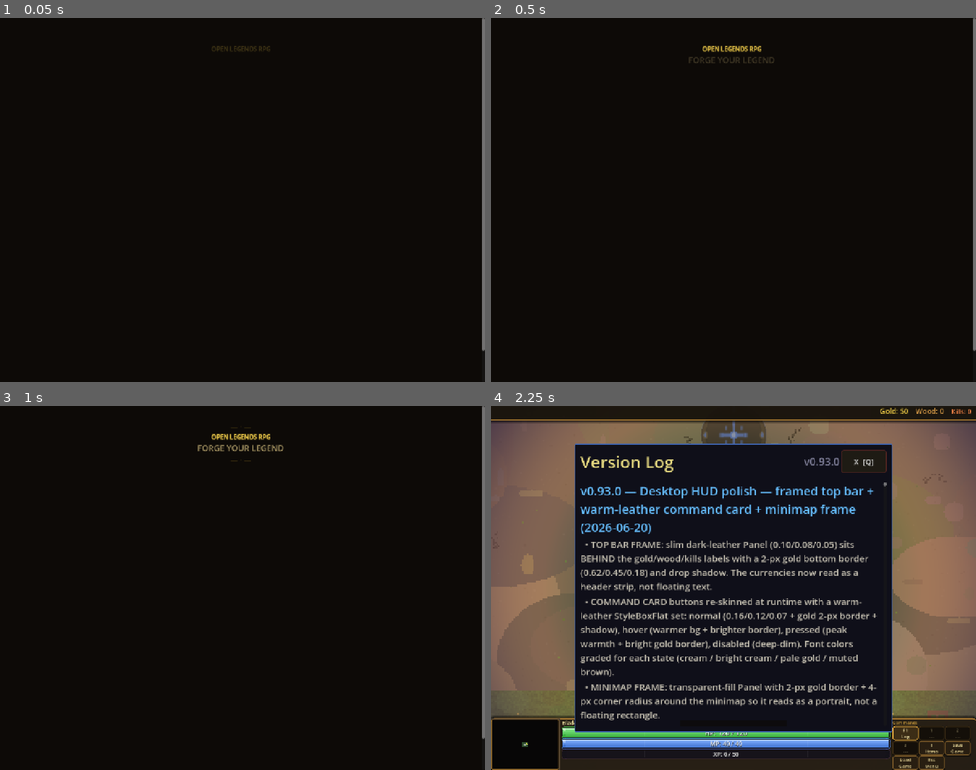
Above: before the commit, frames 1-4 (two rows, left to right).
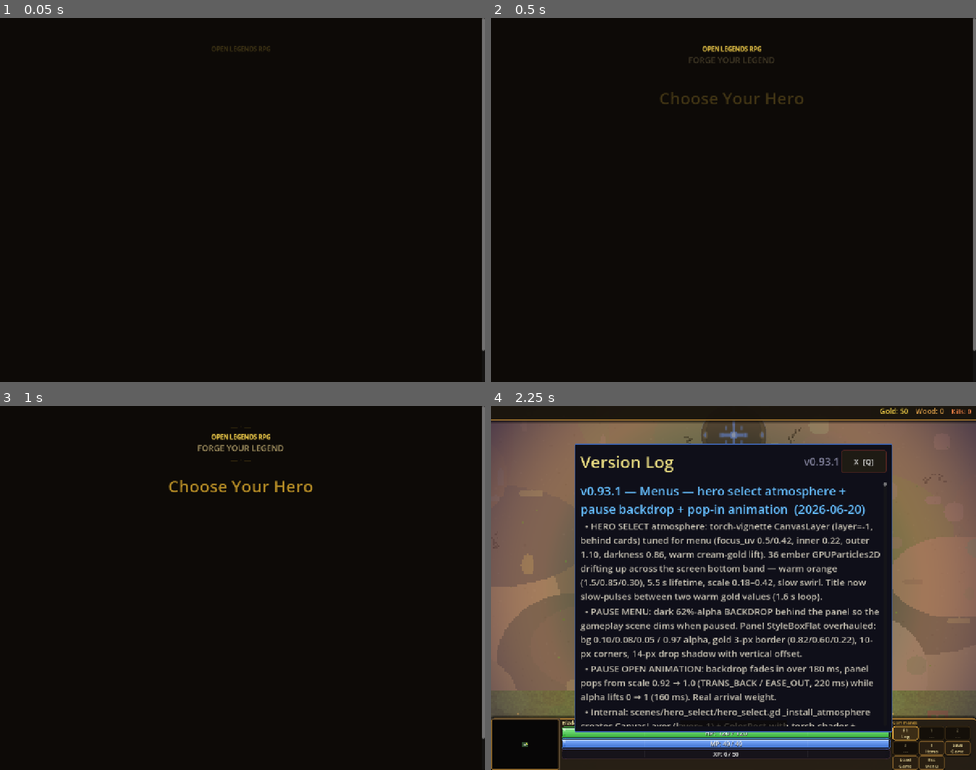
Above: after the commit, the same moments.

Repository: slxny/legends-open-rpg
Game: Godot game, scene res://scenes/main.tscn
Two runs of this game, one before a commit and one after it. Both use one fixed random seed, a clock stepped at 60 frames per second and the inputs below.
Inputs (mouse positions are in pixels of both pictures, inside the frame that each line leads up to):
- Up to frame 1 (0.05 s): no input
- Up to frame 2 (0.5 s): no input
- Up to frame 3 (1 s): tap Enter at 0.5 s; move the mouse to (349, 569) at 0.52 s; hold D (move_right) from 0.53 s (still down); hold Q (ability_1) from 0.53 s (still down); click (349, 569) at 0.67 s; tap Space (attack) at 0.8 s
- Up to frame 4 (2.25 s): release D (move_right) at 1.25 s; release Q (ability_1) at 1.25 s; tap Space (attack) at 1.25 s; drag from (636, 606) to (709, 660) at 1.27 s; click "F1 Log" at 2 s

Frame 1 is identical in both runs. In frame 2, 0.3% of the frame differs, in the area x 35-65%, y 20-24%; in frame 3, 0.4%; in frame 4, 15%, in the area x 18-81%, y 14-88%.

Commit message:
v0.93.1: Menus - hero select atmosphere + pause backdrop + pop-in
HERO SELECT: torch-vignette CanvasLayer (layer=-1) + 36 ember
GPUParticles2D drifting up + slow pulse on gold title.

PAUSE: 62%-alpha backdrop behind panel; panel pops from scale 0.92
to 1.0 (TRANS_BACK EASE_OUT) with alpha lift. Panel StyleBoxFlat
overhauled with stronger gold border + drop shadow.

Co-Authored-By: Claude Opus 4.7 (1M context) <noreply@anthropic.com>

Diff:
--- a/scenes/hero_select/hero_select.gd
+++ b/scenes/hero_select/hero_select.gd
@@ -31,6 +31,86 @@
 	get_viewport().size_changed.connect(_on_viewport_resized)
 	# Cinematic fade-in from boot splash dark background
 	_start_title_fade_in()
+	# v0.93.1 — atmospheric layer behind the cards: ember particles +
+	# soft radial vignette + slow pulse on the gold title.
+	_install_atmosphere()
+
+
+const _TORCH_VIGNETTE_SHADER := preload("res://scenes/world/torch_vignette.gdshader")
+
+func _install_atmosphere() -> void:
+	# Drop a CanvasLayer at the very back containing a vignette ColorRect
+	# + a swarm of slow-rising ember sprites. Behind the existing
+	# Background ColorRect so we keep its solid dark base.
+	if has_node("Atmosphere"):
+		return
+	var layer := CanvasLayer.new()
+	layer.name = "Atmosphere"
+	layer.layer = -1  # behind everything
+	add_child(layer)
+
+	# Vignette via torch shader pinned at centre — gives gold-warm focus.
+	var vignette := ColorRect.new()
+	vignette.set_anchors_preset(Control.PRESET_FULL_RECT)
+	vignette.mouse_filter = Control.MOUSE_FILTER_IGNORE
+	var mat := ShaderMaterial.new()
+	mat.shader = _TORCH_VIGNETTE_SHADER
+	mat.set_shader_parameter("focus_uv", Vector2(0.5, 0.42))
+	mat.set_shader_parameter("inner_radius", 0.22)
+	mat.set_shader_parameter("outer_radius", 1.1)
+	mat.set_shader_parameter("darkness", 0.86)
+	mat.set_shader_parameter("torch_color", Color(1.45, 1.05, 0.55))
+	mat.set_shader_parameter("torch_strength", 0.30)
+	mat.set_shader_parameter("night_color", Color(0.08, 0.05, 0.10))
+	vignette.material = mat
+	layer.add_child(vignette)
+
+	# Ember particles drifting up — warm orange.
+	var p := GPUParticles2D.new()
+	p.name = "EmberDrift"
+	p.amount = 36
+	p.lifetime = 5.5
+	p.preprocess = 3.0
+	p.explosiveness = 0.0
+	p.randomness = 1.0
+	p.fixed_fps = 30
+	p.position = Vector2(0, 800)  # spawn band along the bottom
+	var vp_size: Vector2 = get_viewport().get_visible_rect().size
+	p.visibility_rect = Rect2(-vp_size.x, -vp_size.y, vp_size.x * 3.0, vp_size.y * 3.0)
+	var pmat := ParticleProcessMaterial.new()
+	pmat.emission_shape = ParticleProcessMaterial.EMISSION_SHAPE_BOX
+	pmat.emission_box_extents = Vector3(vp_size.x * 0.6, 8.0, 0.0)
+	pmat.direction = Vector3(0.0, -1.0, 0.0)
+	pmat.spread = 14.0
+	pmat.initial_velocity_min = 30.0
+	pmat.initial_velocity_max = 80.0
+	pmat.gravity = Vector3(0, -12.0, 0)
+	pmat.scale_min = 0.18
+	pmat.scale_max = 0.42
+	pmat.color = Color(1.5, 0.85, 0.30, 0.90)
+	pmat.angle_min = 0.0
+	pmat.angle_max = 360.0
+	pmat.angular_velocity_min = -100.0
+	pmat.angular_velocity_max = 100.0
+	# Curve: fade in then out.
+	var curve := Curve.new()
+	curve.add_point(Vector2(0.0, 0.0))
+	curve.add_point(Vector2(0.18, 1.0))
+	curve.add_point(Vector2(1.0, 0.0))
+	var ctex := CurveTexture.new()
+	ctex.curve = curve
+	pmat.alpha_curve = ctex
+	p.process_material = pmat
+	var tex = SpriteGenerator.get_texture("crystal_white")
+	if tex != null:
+		p.texture = tex
+	layer.add_child(p)
+
+	# Slow pulse on the title.
+	if title_label != null:
+		var t := title_label.create_tween().set_loops()
+		t.tween_property(title_label, "modulate", Color(1.10, 0.95, 0.55, 1.0), 1.6).set_trans(Tween.TRANS_SINE)
+		t.tween_property(title_label, "modulate", Color(0.85, 0.72, 0.32, 1.0), 1.6).set_trans(Tween.TRANS_SINE)
 
 func _detect_mobile() -> void:
 	var vp_size = get_viewport().get_visible_rect().size
--- a/scenes/ui/changelog_dialog.gd
+++ b/scenes/ui/changelog_dialog.gd
@@ -9,9 +9,20 @@
 var _is_visible: bool = false
 var _is_mobile: bool = false
 
-const GAME_VERSION := "v0.93.0"
+const GAME_VERSION := "v0.93.1"
 
 const CHANGELOG: Array[Dictionary] = [
+	{
+		"version": "v0.93.1",
+		"title": "Menus — hero select atmosphere + pause backdrop + pop-in animation",
+		"date": "2026-06-20",
+		"entries": [
+			"HERO SELECT atmosphere: torch-vignette CanvasLayer (layer=-1, behind cards) tuned for menu (focus_uv 0.5/0.42, inner 0.22, outer 1.10, darkness 0.86, warm cream-gold lift). 36 ember GPUParticles2D drifting up across the screen bottom band — warm orange (1.5/0.85/0.30), 5.5 s lifetime, scale 0.18–0.42, slow swirl. Title now slow-pulses between two warm gold values (1.6 s loop).",
+			"PAUSE MENU: dark 62%-alpha BACKDROP behind the panel so the gameplay scene dims when paused. Panel StyleBoxFlat overhauled: bg 0.10/0.08/0.05 / 0.97 alpha, gold 3-px border (0.82/0.60/0.22), 10-px corners, 14-px drop shadow with vertical offset.",
+			"PAUSE OPEN ANIMATION: backdrop fades in over 180 ms, panel pops from scale 0.92 → 1.0 (TRANS_BACK / EASE_OUT, 220 ms) while alpha lifts 0 → 1 (160 ms). Real arrival weight.",
+			"Internal: scenes/hero_select/hero_select.gd _install_atmosphere creates CanvasLayer (layer=-1) + ColorRect-with-torch-shader + GPUParticles2D-emit-box along bottom + title pulse tween. scenes/ui/pause_menu.tscn adds Backdrop ColorRect + revamped StyleBoxFlat. pause_menu.gd open() drives backdrop alpha-in + panel pop tween; close() hides backdrop with panel.",
+		]
+	},
 	{
 		"version": "v0.93.0",
 		"title": "Desktop HUD polish — framed top bar + warm-leather command card + minimap frame",
--- a/scenes/ui/pause_menu.gd
+++ b/scenes/ui/pause_menu.gd
@@ -4,6 +4,7 @@
 ## Pauses the game tree while open. Includes changelog, help, save/load, quit.
 
 @onready var panel: PanelContainer = $Panel
+@onready var backdrop: ColorRect = $Backdrop
 
 var _player: Node2D = null
 var _is_visible: bool = false
@@ -12,6 +13,8 @@
 func _ready() -> void:
 	process_mode = Node.PROCESS_MODE_ALWAYS
 	panel.visible = false
+	if backdrop != null:
+		backdrop.visible = false
 
 func setup(player: Node2D) -> void:
 	_player = player
@@ -29,6 +32,20 @@
 	_detect_mobile()
 	_build_menu()
 	panel.visible = true
+	if backdrop != null:
+		backdrop.visible = true
+		backdrop.modulate.a = 0.0
+		var bt := backdrop.create_tween()
+		bt.tween_property(backdrop, "modulate:a", 1.0, 0.18).set_trans(Tween.TRANS_SINE)
+	# v0.93.1 — panel slide-in pop.
+	if panel != null:
+		panel.scale = Vector2(0.92, 0.92)
+		panel.modulate.a = 0.0
+		panel.pivot_offset = panel.size * 0.5
+		var pt := panel.create_tween()
+		pt.set_parallel(true)
+		pt.tween_property(panel, "scale", Vector2.ONE, 0.22).set_trans(Tween.TRANS_BACK).set_ease(Tween.EASE_OUT)
+		pt.tween_property(panel, "modulate:a", 1.0, 0.16)
 	get_tree().paused = true
 
 func close() -> void:
@@ -36,6 +53,8 @@
 		return
 	_is_visible = false
 	panel.visible = false
+	if backdrop != null:
+		backdrop.visible = false
 	get_tree().paused = false
 
 func _detect_mobile() -> void:
--- a/scenes/ui/pause_menu.tscn
+++ b/scenes/ui/pause_menu.tscn
@@ -3,21 +3,34 @@
 [ext_resource type="Script" path="res://scenes/ui/pause_menu.gd" id="1_pause"]
 
 [sub_resource type="StyleBoxFlat" id="StyleBoxFlat_pause"]
-bg_color = Color(0.06, 0.06, 0.1, 1.0)
-border_color = Color(0.7, 0.55, 0.2, 0.8)
-border_width_left = 2
-border_width_top = 2
-border_width_right = 2
-border_width_bottom = 2
-corner_radius_top_left = 8
-corner_radius_top_right = 8
-corner_radius_bottom_right = 8
-corner_radius_bottom_left = 8
+bg_color = Color(0.10, 0.08, 0.05, 0.97)
+border_color = Color(0.82, 0.60, 0.22, 0.95)
+border_width_left = 3
+border_width_top = 3
+border_width_right = 3
+border_width_bottom = 3
+corner_radius_top_left = 10
+corner_radius_top_right = 10
+corner_radius_bottom_right = 10
+corner_radius_bottom_left = 10
+shadow_color = Color(0, 0, 0, 0.75)
+shadow_size = 14
+shadow_offset = Vector2(0, 6)
 
 [node name="PauseMenu" type="CanvasLayer"]
 layer = 40
 process_mode = 3
 script = ExtResource("1_pause")
+
+[node name="Backdrop" type="ColorRect" parent="."]
+visible = false
+anchors_preset = 15
+anchor_right = 1.0
+anchor_bottom = 1.0
+grow_horizontal = 2
+grow_vertical = 2
+color = Color(0, 0, 0, 0.62)
+mouse_filter = 2
 
 [node name="Panel" type="PanelContainer" parent="."]
 anchors_preset = 8
